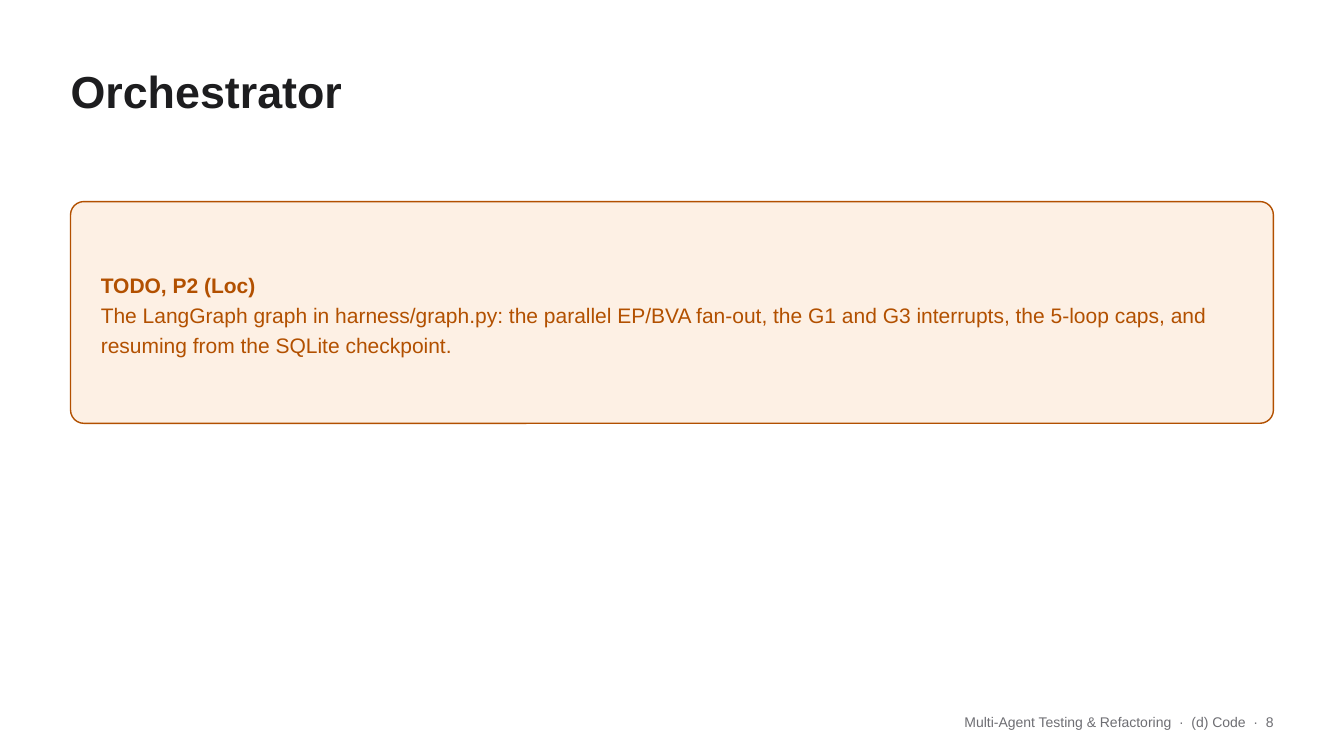
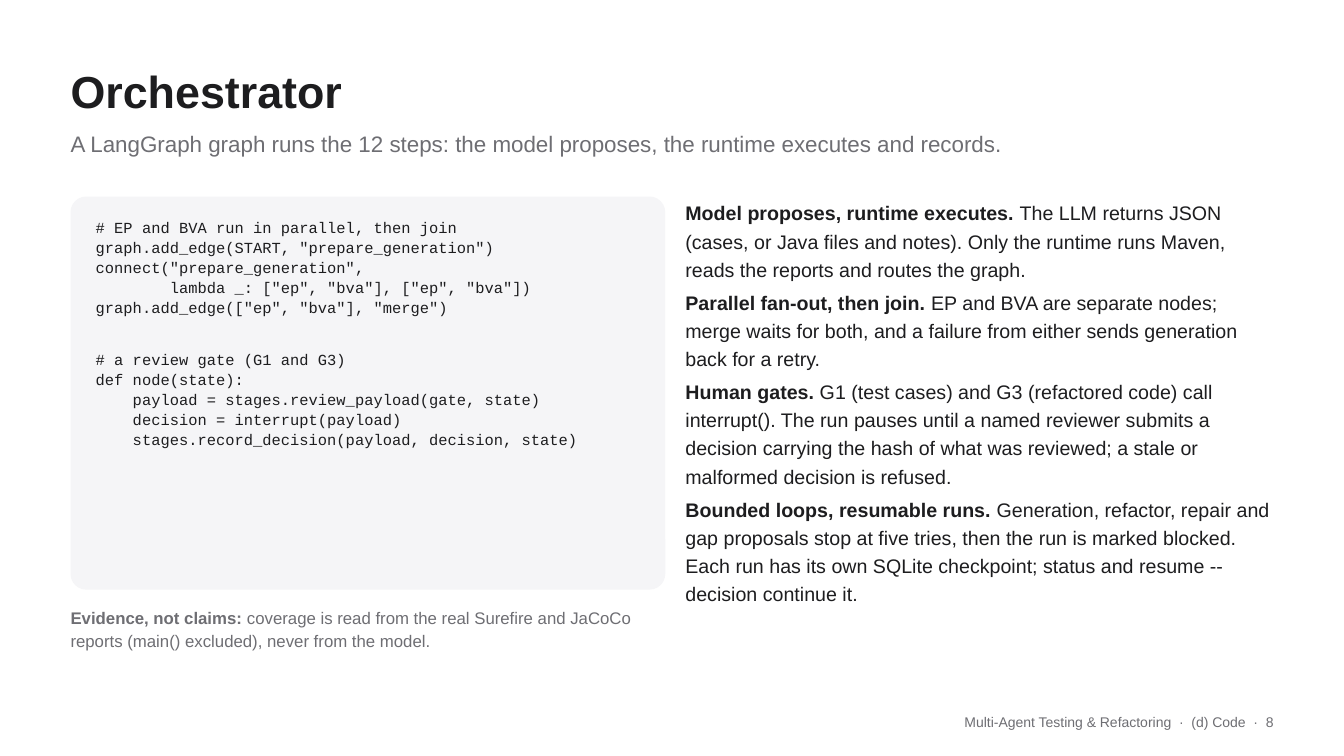
Before and after one commit to JordanTaylorGit/CSE-4392-Multi-Agent-System, a slide deck: slide 8 of slides/team3.pptx. Drawn at 1344x756 pixels with LibreOffice and Linux fonts; fonts in the diff are those of the drawing. Boxes give left, top, right and bottom in pixels: in the first picture for what was removed or moved away, otherwise in the second. Text is boxed around its words. In the diff, an @@ line names an element or a change of style, - is before the commit and + after.

```diff
--- a/slides/team3.pptx
+++ b/slides/team3.pptx
@@ text added at box(71, 136, 1002, 157), 16 pt, text #6E6E73 @@
+A LangGraph graph runs the 12 steps: the model proposes, the runtime executes and records.
@@ rounded rectangle removed at box(71, 202, 1273, 423) @@
@@ rounded rectangle added at box(71, 197, 665, 590), fill #F5F5F7 @@
@@ text added at box(685, 205, 1270, 602), 14 pt, text #1D1D1F @@
+Model proposes, runtime executes. The LLM returns JSON (cases, or Java files and notes). Only the runtime runs Maven, reads the reports and routes the graph.
+Parallel fan-out, then join. EP and BVA are separate nodes; merge waits for both, and a failure from either sends generation back for a retry.
+Human gates. G1 (test cases) and G3 (refactored code) call interrupt(). The run pauses until a named reviewer submits a decision carrying the hash of what was reviewed; a stale or malformed decision is refused.
+Bounded loops, resumable runs. Generation, refactor, repair and gap proposals stop at five tries, then the run is marked blocked. Each run has its own SQLite checkpoint; status and resume --decision continue it.
@@ text added at box(96, 222, 578, 449), 11 pt, text #1D1D1F @@
+# EP and BVA run in parallel, then join
+graph.add_edge(START, "prepare_generation")
+connect("prepare_generation",
+lambda _: ["ep", "bva"], ["ep", "bva"])
+graph.add_edge(["ep", "bva"], "merge")
+# a review gate (G1 and G3)
+def node(state):
+payload = stages.review_payload(gate, state)
+decision = interrupt(payload)
+stages.record_decision(payload, decision, state)
@@ text removed at box(101, 277, 1206, 358) @@
-TODO, P2 (Loc)
-The LangGraph graph in harness/graph.py: the parallel EP/BVA fan-out, the G1 and G3 interrupts, the 5-loop caps, and resuming from the SQLite checkpoint.
@@ text added at box(71, 612, 631, 651), 12 pt, text #6E6E73 @@
+Evidence, not claims: coverage is read from the real Surefire and JaCoCo reports (main() excluded), never from the model.
```
Also in this commit, not shown: 2 other slides changed, 1 other file.
